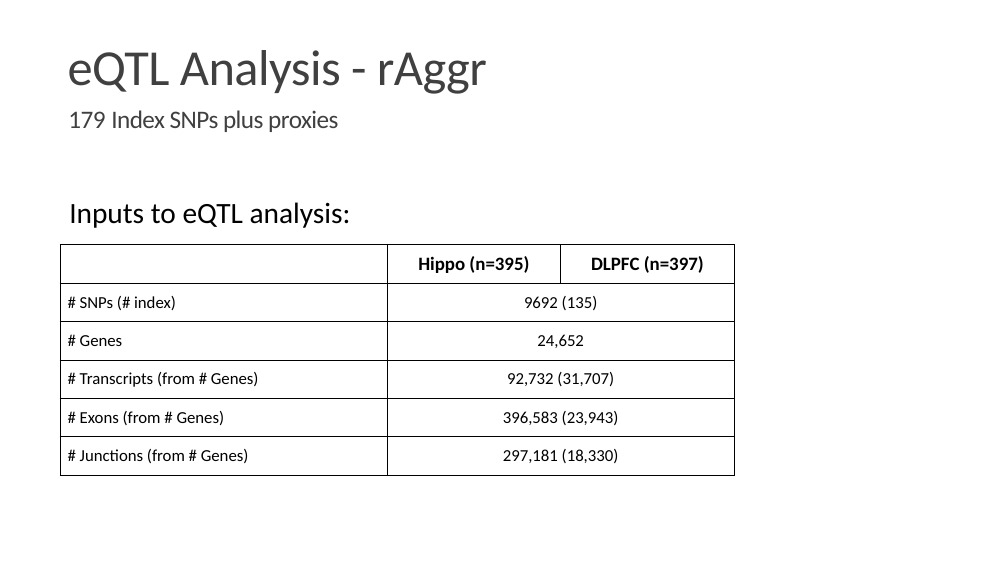
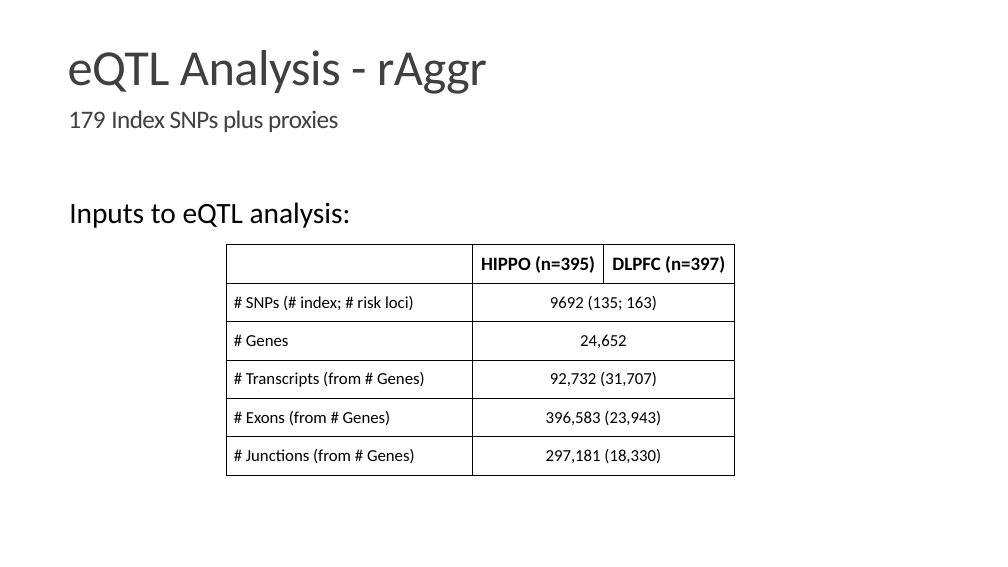
Before and after one commit to LieberInstitute/brainseq_phase2, a slide deck: slide 3 of eQTL_GWAS_riskSNPs/raggr_results_tables.pptx. Drawn at 1008x567 pixels with LibreOffice and Linux fonts; fonts in the diff are those of the drawing. Boxes give left, top, right and bottom in pixels: in the first picture for what was removed or moved away, otherwise in the second. Text is boxed around its words. In the diff, an @@ line names an element or a change of style, - is before the commit and + after.

Commit message:
Tweak tables for taking screenshots for Figure S30

```diff
--- a/eQTL_GWAS_riskSNPs/raggr_results_tables.pptx
+++ b/eQTL_GWAS_riskSNPs/raggr_results_tables.pptx
@@ table at <box>226,245,734,476</box> @@
-row 1, column 2: Hippo (n=395)
+row 1, column 2: HIPPO (n=395)
-row 2, column 1: # SNPs (# index)
+row 2, column 1: # SNPs (# index; # risk loci)
-row 2, column 2: 9692 (135)
+row 2, column 2: 9692 (135; 163)
@@ table: place and size @@
-table at <box>60,245,734,476</box>
+table at <box>226,245,734,476</box>
```
Also in this commit, not shown: 2 other slides changed.
